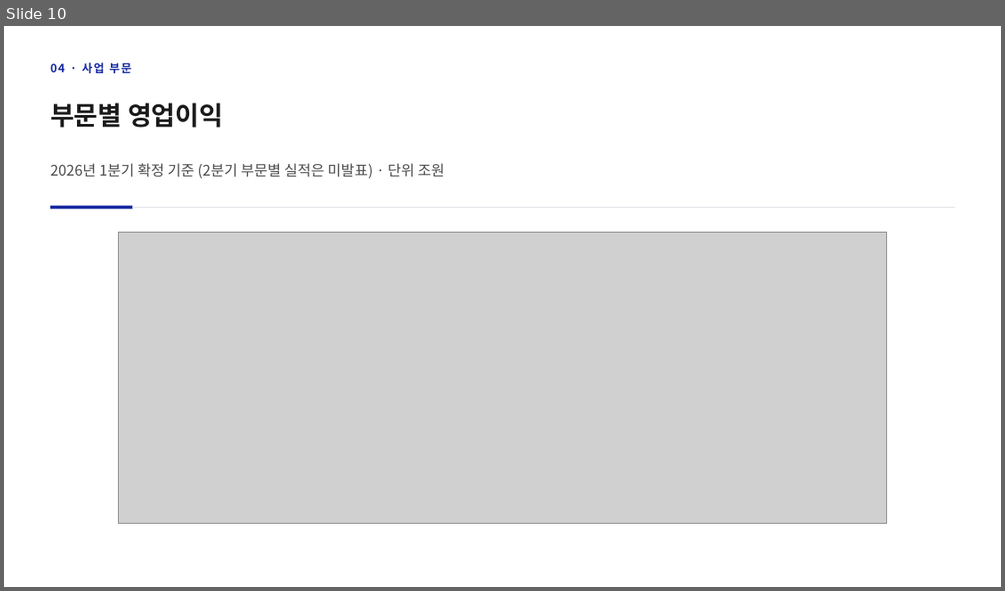
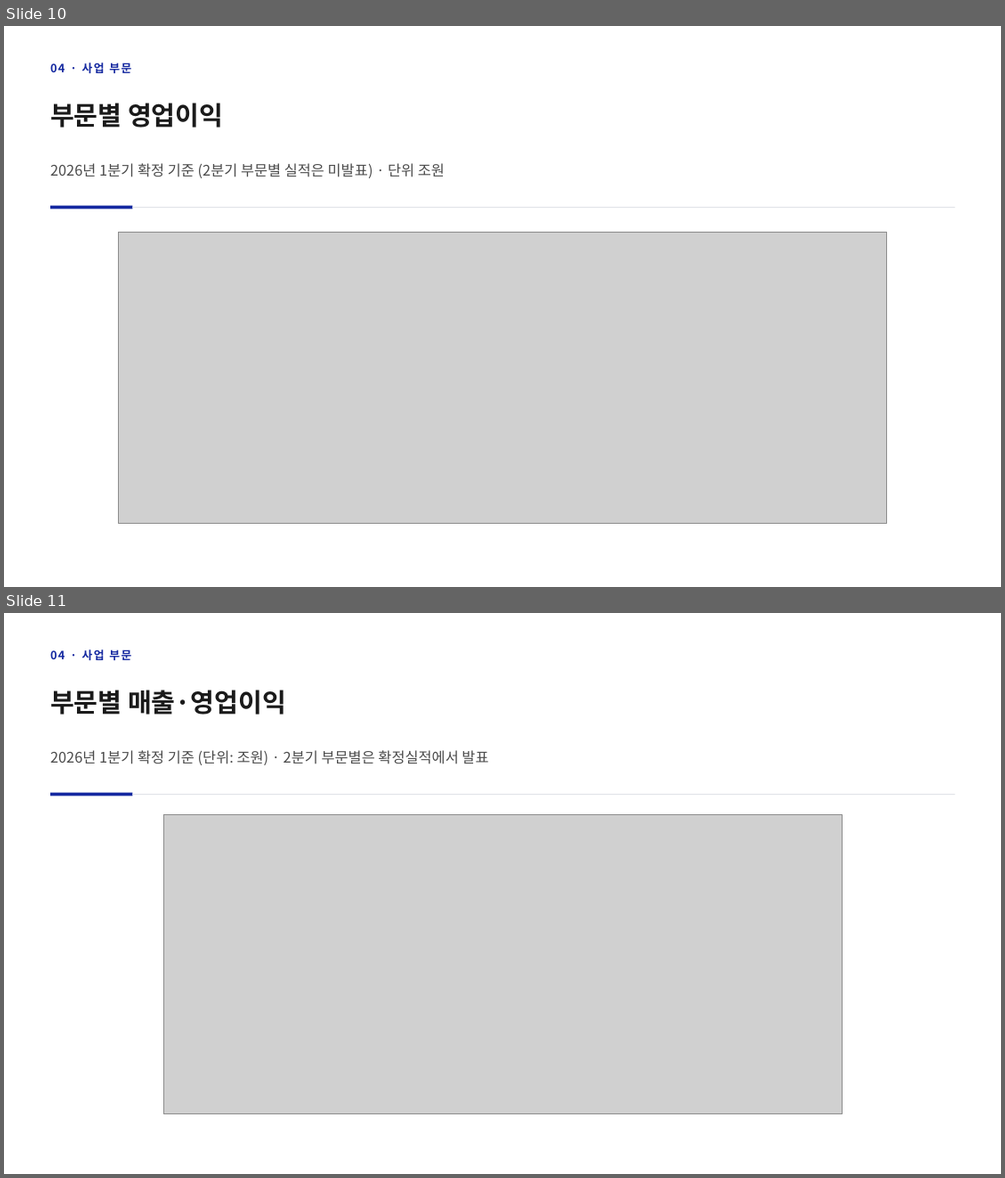
Before and after one commit to sylvanus4/kr-brand-decks, a slide deck: reports/samsung-2026Q2.pptx. Shown one above the other, each under a label of ours: slide 10 before the commit, slides 10 and 11 after it. The pictures are 1005x591 and 1005x1178 pixels, drawn with LibreOffice and Linux fonts; fonts in the diff are those of the drawing; grey boxes stand for pictures. Boxes give left, top, right and bottom in pixels: in the first picture for what was removed or moved away, otherwise in the second. Text is boxed around its words. In the diff, an @@ line names an element or a change of style, - is before the commit and + after.

```diff
--- a/reports/samsung-2026Q2.pptx
+++ b/reports/samsung-2026Q2.pptx
@@ slide 11 added at (x1=4, y1=613, x2=1001, y2=1174), background #FFFFFF @@
@@ text added at (x1=50, y1=649, x2=131, y2=660), 11 pt, text #1428A0, bold @@
+04 · 사업 부문
@@ text added at (x1=50, y1=690, x2=286, y2=714), 25 pt, text #1A1A1A, bold @@
+부문별 매출·영업이익
@@ text added at (x1=50, y1=750, x2=488, y2=765), 14 pt, text #4A4A4A @@
+2026년 1분기 확정 기준 (단위: 조원) · 2분기 부문별은 확정실적에서 발표
@@ rectangle added at (x1=50, y1=793, x2=133, y2=795), fill #1428A0 @@
@@ rectangle added at (x1=133, y1=794, x2=955, y2=795), fill #E1E3E8 @@
@@ picture added at (x1=163, y1=815, x2=842, y2=1114) @@
```
Also in this commit, not shown: 53 other files.
